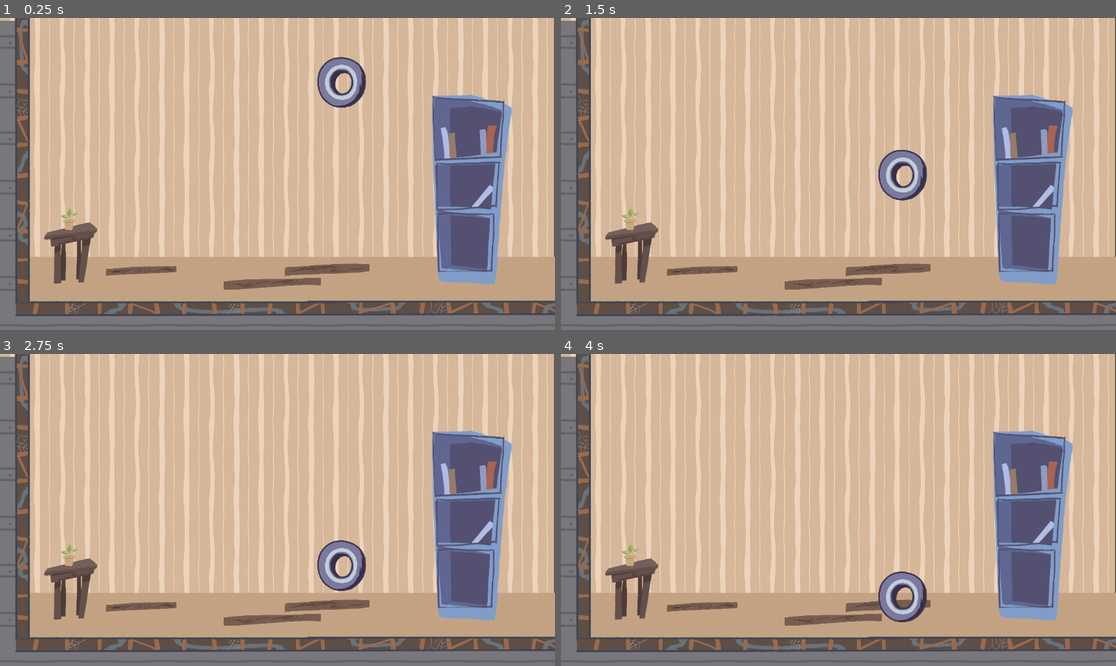
Above: before the commit, frames 1-4 (two rows, left to right).
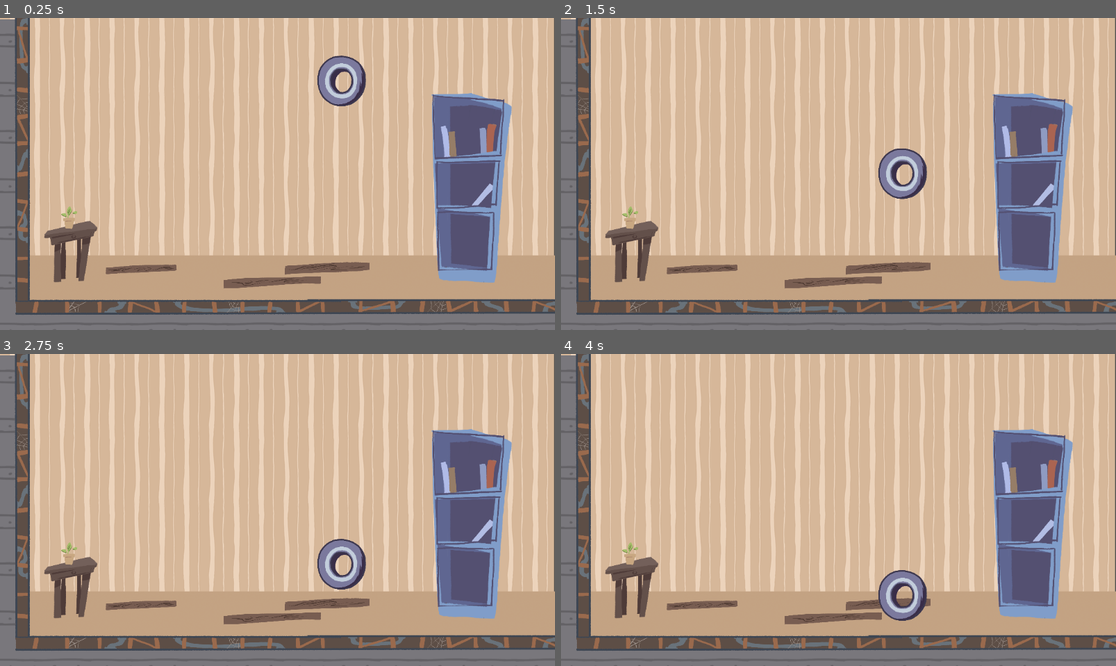
Above: after the commit, the same moments.

Repository: TisFoolish/AutomateAway
Game: Godot game, scene res://scenes/levels/bedroom.tscn
Two runs of this game, one before a commit and one after it. Both use one fixed random seed, a clock stepped at 60 frames per second and the inputs below. This scene is started directly instead of the project's main scene.
Inputs (mouse positions are in pixels of both pictures, inside the frame that each line leads up to):
- Up to frame 1 (0.25 s): no input
- Up to frame 2 (1.5 s): move the mouse to (960, 158) at 0.52 s; click (960, 158) at 0.67 s; move the mouse to (727, 189) at 1.27 s; click (727, 189) at 1.42 s
- Up to frame 3 (2.75 s): move the mouse to (333, 441) at 2.02 s; click (333, 441) at 2.17 s
- Up to frame 4 (4 s): move the mouse to (810, 572) at 2.77 s; click (810, 572) at 2.92 s; move the mouse to (1005, 556) at 3.52 s; click (1005, 556) at 3.67 s

The runs differ from the first frame. In frame 1, 4.9% of the frame differs, in the area x 0-100%, y 0-96%; in frame 2, 4.9%; in frame 3, 4.9%; in frame 4, 4.8%.

Commit message:
rl:added moveable camera as a scene. Added camera to test_sandbox and bedroom scene

Diff:
--- a/scenes/levels/bedroom.tscn
+++ b/scenes/levels/bedroom.tscn
@@ -12,6 +12,7 @@
 [ext_resource type="Texture2D" uid="uid://c43mwprfgnjws" path="res://assets/graphics/background/floorplank3.png" id="8_dinxp"]
 [ext_resource type="Texture2D" uid="uid://1ackac6ed5kv" path="res://assets/graphics/background/table.png" id="11_p514o"]
 [ext_resource type="Texture2D" uid="uid://drpwx15hv5wtj" path="res://assets/graphics/background/plant.png" id="12_nqds0"]
+[ext_resource type="PackedScene" uid="uid://l24s4r1lc1fu" path="res://scenes/panning_cam.tscn" id="13_37m8n"]
 
 [sub_resource type="RectangleShape2D" id="RectangleShape2D_u5kuv"]
 size = Vector2(2224.38, 107.527)
@@ -134,3 +135,6 @@
 position = Vector2(143.75, 417.475)
 scale = Vector2(0.15, 0.15)
 texture = ExtResource("12_nqds0")
+
+[node name="Panning_Cam" parent="." instance=ExtResource("13_37m8n")]
+current = true
--- a/scenes/levels/test_sandbox.tscn
+++ b/scenes/levels/test_sandbox.tscn
@@ -1,12 +1,14 @@
-[gd_scene load_steps=4 format=3 uid="uid://b4pwg2h5r6in3"]
+[gd_scene load_steps=5 format=3 uid="uid://c7hdtgtyer6fg"]
 
 [ext_resource type="PackedScene" uid="uid://53sauub5i5q4" path="res://scenes/ball.tscn" id="1_kkvkd"]
 [ext_resource type="PackedScene" uid="uid://dr4bkgpg7d21g" path="res://scenes/devices/vent.tscn" id="2_oe312"]
+[ext_resource type="PackedScene" uid="uid://l24s4r1lc1fu" path="res://scenes/panning_cam.tscn" id="3_kc1qj"]
 
 [sub_resource type="RectangleShape2D" id="RectangleShape2D_acgq4"]
 size = Vector2(1167, 20)
 
 [node name="Test Sandbox" type="Node2D"]
+position = Vector2(-1, -1)
 
 [node name="StaticBody2D" type="StaticBody2D" parent="."]
 position = Vector2(578, 640)
@@ -25,3 +27,6 @@
 position = Vector2(1035, 597)
 rotation = -3.09977
 current_power = 80.0
+
+[node name="Panning_Cam" parent="." instance=ExtResource("3_kc1qj")]
+current = true
--- /dev/null
+++ b/scenes/panning_cam.tscn
@@ -0,0 +1,7 @@
+[gd_scene load_steps=2 format=3 uid="uid://l24s4r1lc1fu"]
+
+[ext_resource type="Script" path="res://scripts/PanningCamera.gd" id="1_yxpq7"]
+
+[node name="Panning_Cam" type="Camera2D"]
+position = Vector2(576, 327)
+script = ExtResource("1_yxpq7")
--- /dev/null
+++ b/scripts/PanningCamera.gd
@@ -0,0 +1,42 @@
+extends Camera2D
+
+
+@export var MIN_ZOOM: float = 0.1
+@export var MAX_ZOOM: float = 1.0
+@export var ZOOM_INCREMENT: float = 0.1
+var _target_zoom: float = 1.0
+
+const ZOOM_RATE = 8.0
+
+
+func zoom_in() -> void:
+	_target_zoom = max(_target_zoom - ZOOM_INCREMENT, MIN_ZOOM)
+	set_physics_process(true)
+
+func zoom_out() -> void:
+	_target_zoom = min(_target_zoom + ZOOM_INCREMENT, MAX_ZOOM)
+	set_physics_process(true)
+
+
+func _unhandled_input(event: InputEvent) -> void:
+	if event is InputEventMouseMotion:
+		if event.button_mask == MOUSE_BUTTON_MASK_MIDDLE:
+			position -= event.relative * zoom
+
+	if event is InputEventMouseButton:
+			if event.is_pressed():
+				if event.button_index == MOUSE_BUTTON_WHEEL_DOWN:
+					zoom_in()
+				if event.button_index == MOUSE_BUTTON_WHEEL_UP:
+					zoom_out()
+
+
+# Called when the node enters the scene tree for the first time.
+func _ready():
+	pass # Replace with function body.
+
+
+# Called every frame. 'delta' is the elapsed time since the previous frame.
+func _physics_process(delta):
+	zoom = lerp(zoom, _target_zoom * Vector2.ONE, ZOOM_RATE * delta)
+	set_physics_process(not is_equal_approx(zoom.x, _target_zoom))
Not shown: 3 places in scenes/levels/bedroom.tscn that only renumber resources
